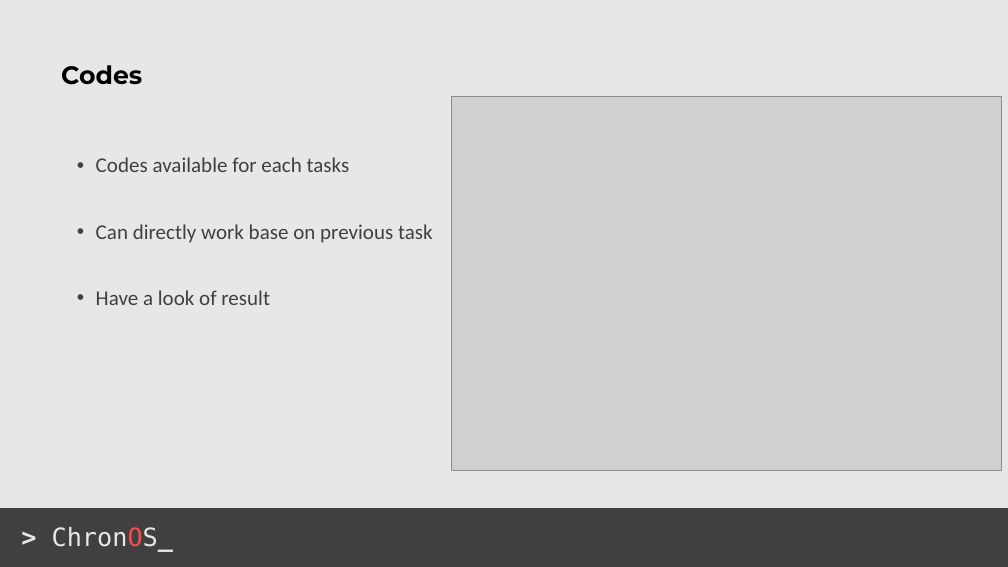
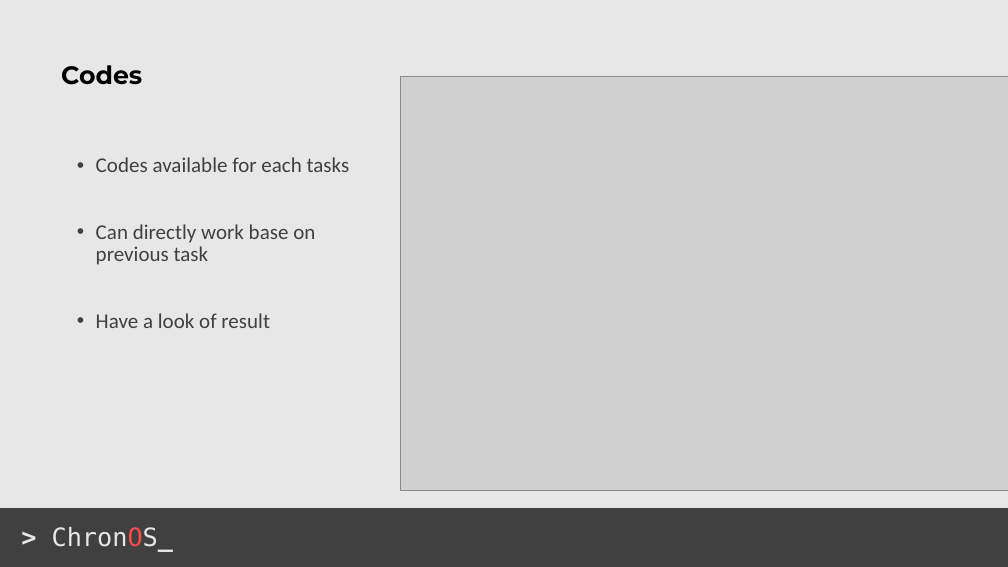
Before and after one commit to acyanbird/chronos-labsheet, a slide deck: slide 14 of ChronOS_PPT.pptx. Drawn at 1008x567 pixels with LibreOffice and Linux fonts; fonts in the diff are those of the drawing; grey boxes stand for pictures. Boxes give left, top, right and bottom in pixels: in the first picture for what was removed or moved away, otherwise in the second. Text is boxed around its words. In the diff, an @@ line names an element or a change of style, - is before the commit and + after.

```diff
--- a/ChronOS_PPT.pptx
+++ b/ChronOS_PPT.pptx
@@ picture: place and size @@
-picture at [451, 96, 1002, 470]
+picture at [400, 77, 1008, 491]
@@ text "Codes available for each tasks" rewrapped from [96, 157, 433, 305] to [96, 157, 350, 328] @@
```
Also in this commit, not shown: 3 other slides changed, 3 other files.
